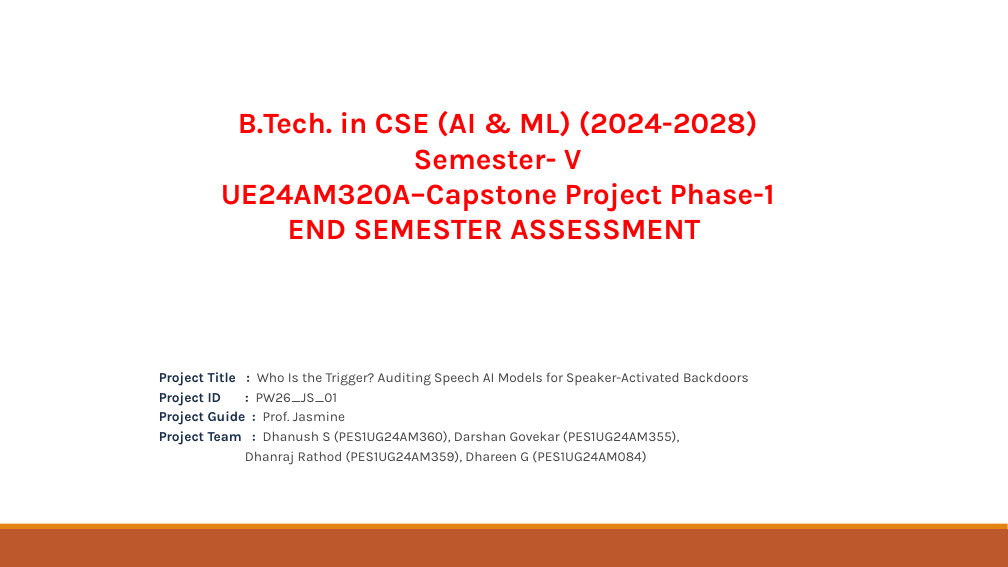
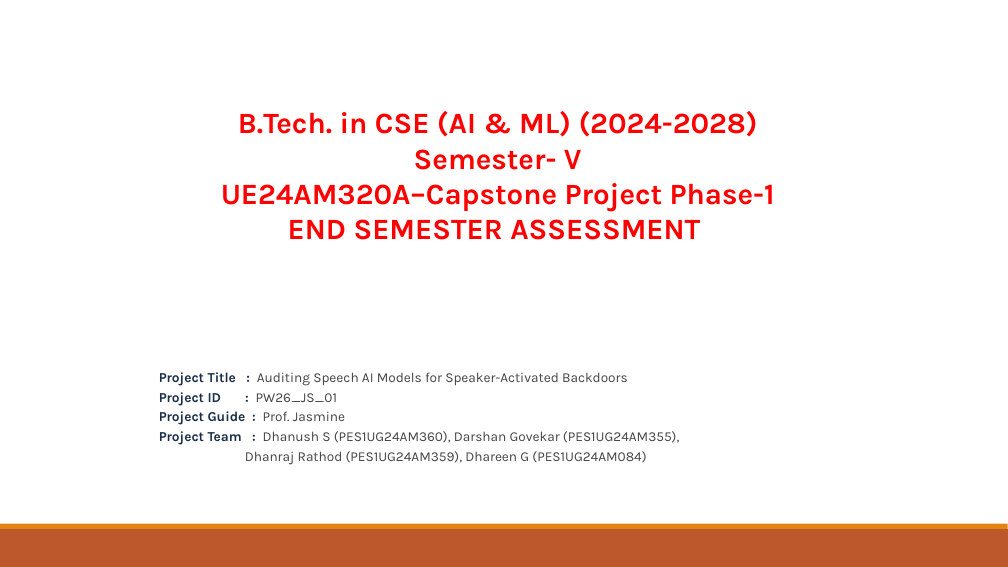
Before and after one commit to IAmKai1/Final-Year-Project, a slide deck: slide 1 of project-docs/esa/PW26_JS_01_ESA.pptx. Drawn at 1008x567 pixels with LibreOffice and Linux fonts; fonts in the diff are those of the drawing; background and template pictures are left out. Boxes give left, top, right and bottom in pixels: in the first picture for what was removed or moved away, otherwise in the second. Text is boxed around its words. In the diff, an @@ line names an element or a change of style, - is before the commit and + after.

Commit message:
Drop 'Who Is the Trigger?' from project title in ESA deck and report

```diff
--- a/project-docs/esa/PW26_JS_01_ESA.pptx
+++ b/project-docs/esa/PW26_JS_01_ESA.pptx
@@ text at box(159, 372, 628, 386): text changed @@
-Project Title : Who Is the Trigger? Auditing Speech AI Models for Speaker-Activated Backdoors
+Project Title : Auditing Speech AI Models for Speaker-Activated Backdoors
```
Also in this commit, not shown: 13 other slides changed, 6 other files.
